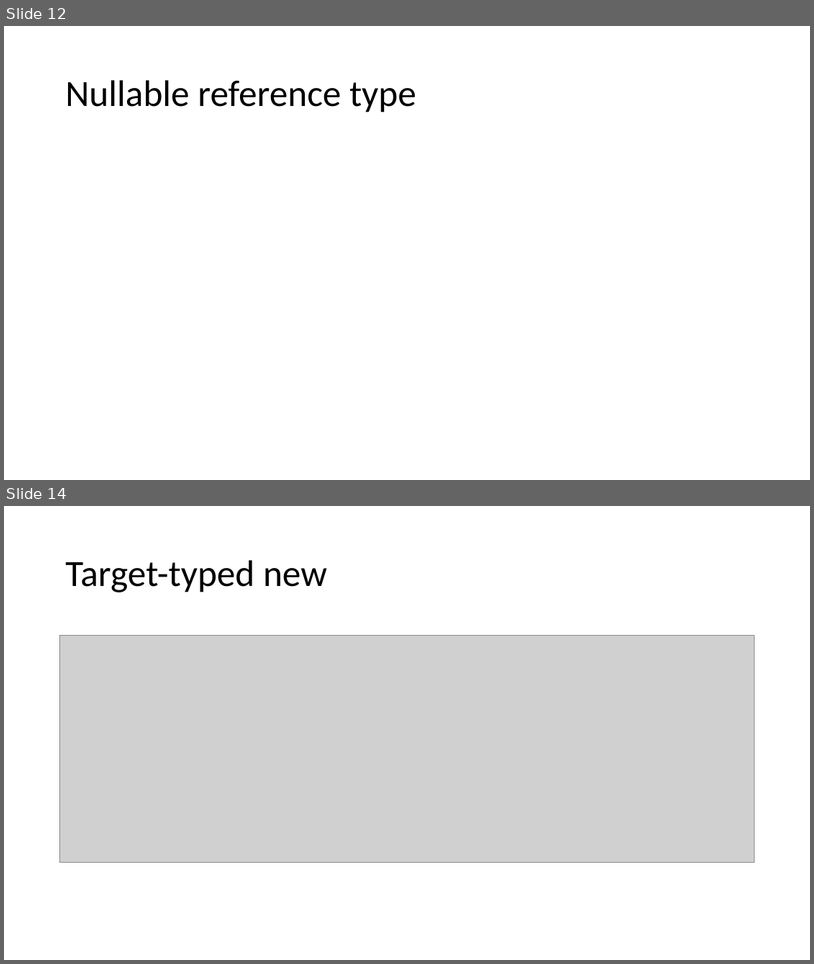
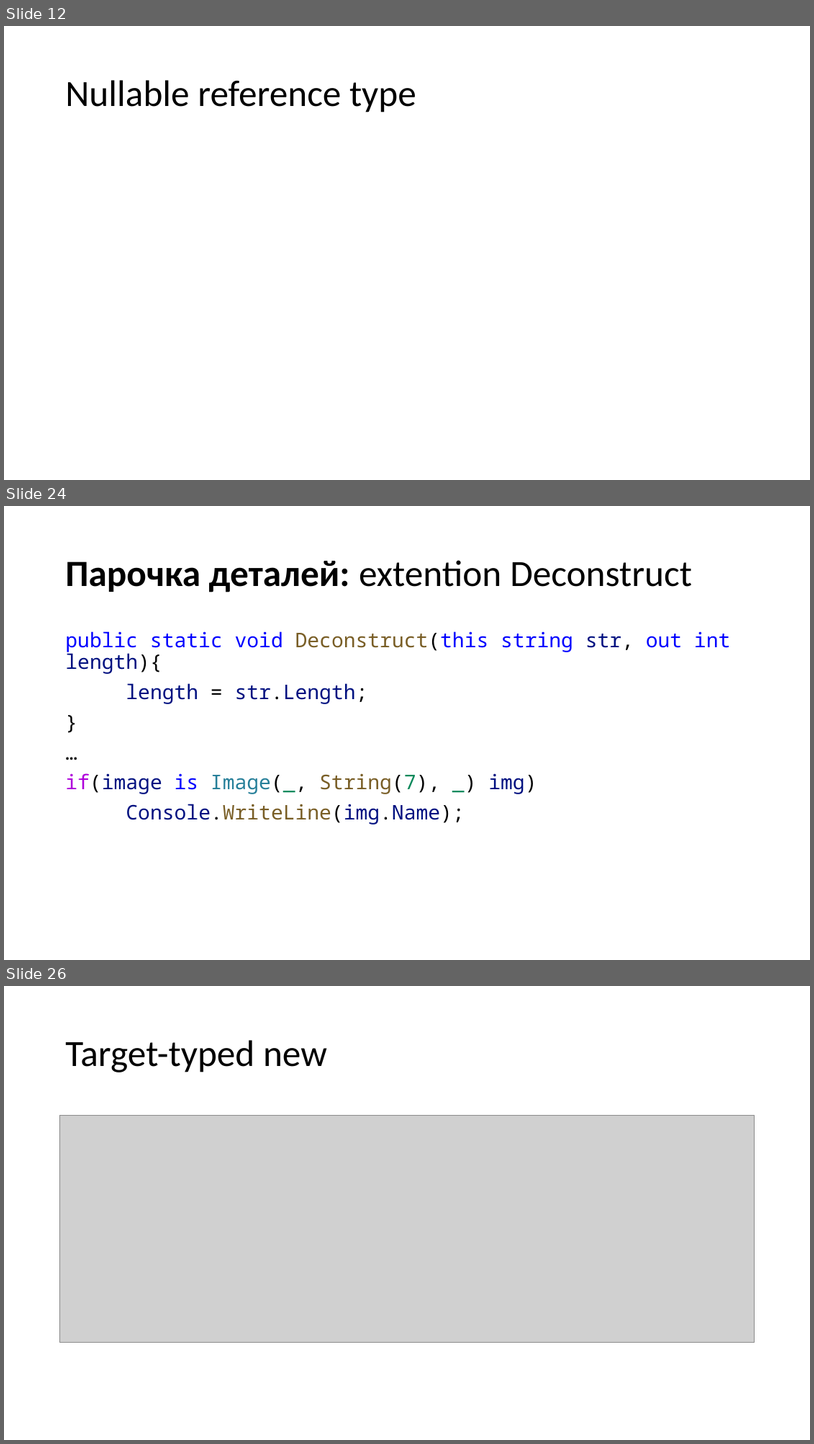
Before and after one commit to kugushev/presentations, a slide deck: Presentation.pptx. Shown one above the other, each under a label of ours: slides 12 and 14 before the commit, slides 12, 24 and 26 after it; the slides between them are not shown. The pictures are 814x964 and 814x1444 pixels, drawn with LibreOffice and Linux fonts; fonts in the diff are those of the drawing; grey boxes stand for pictures. Boxes give left, top, right and bottom in pixels: in the first picture for what was removed or moved away, otherwise in the second. Text is boxed around its words. In the diff, an @@ line names an element or a change of style, - is before the commit and + after.

```diff
--- a/Presentation.pptx
+++ b/Presentation.pptx
@@ slide 24 added at box(4, 506, 810, 960), background #FFFFFF @@
@@ title added at box(65, 560, 692, 592), 44 pt, text #000000 @@
+Парочка деталей: extention Deconstruct
@@ text added at box(65, 631, 730, 824), 24 pt, text #001080 @@
+public static void Deconstruct(this string str, out int length){
+length = str.Length;
+}
+…
+if(image is Image(_, String(7), _) img)
+Console.WriteLine(img.Name);
@@ what was slide 14 is now slide 26 @@
```
Also in this commit, not shown: 13 other slides added, 1 slide removed, 4 other files.
